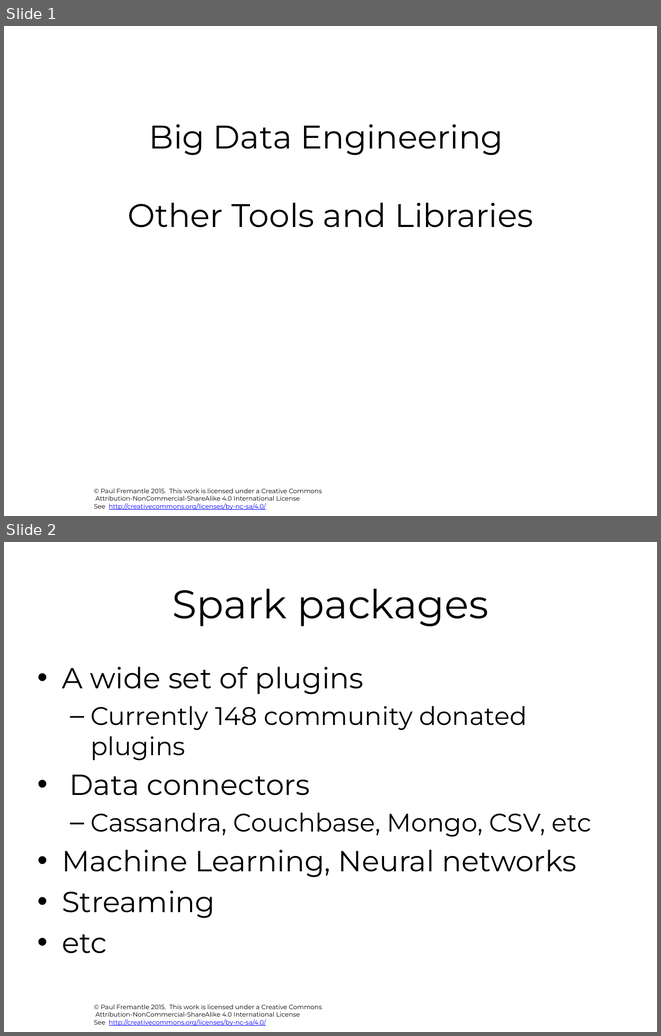
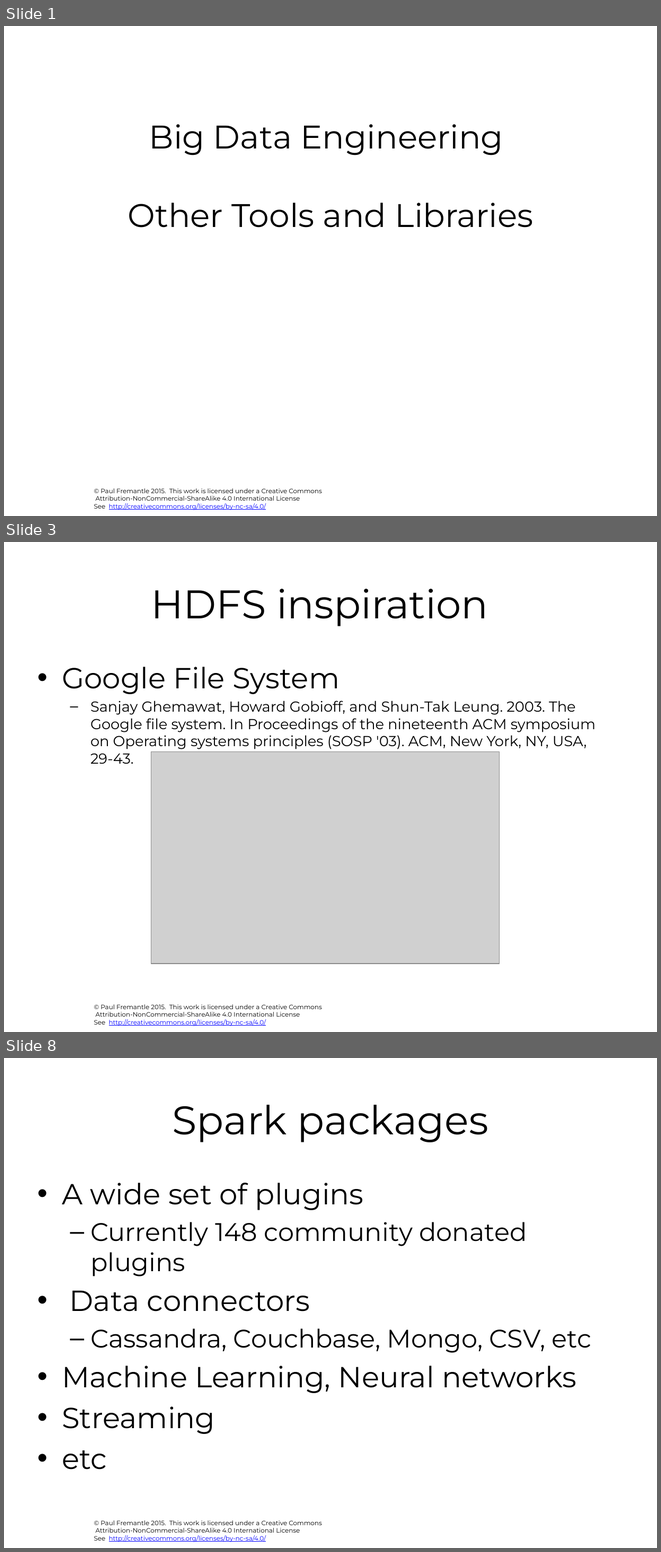
Before and after one commit to pzfreo/big, a slide deck: pres-source/06-additional-tools.pptx. Shown one above the other, each under a label of ours: slides 1 and 2 before the commit, slides 1, 3 and 8 after it; the slides between them are not shown. The pictures are 661x1036 and 661x1552 pixels, drawn with LibreOffice and Linux fonts; fonts in the diff are those of the drawing; grey boxes stand for pictures; background and template pictures are left out. Boxes give left, top, right and bottom in pixels: in the first picture for what was removed or moved away, otherwise in the second. Text is boxed around its words. In the diff, an @@ line names an element or a change of style, - is before the commit and + after.

```diff
--- a/pres-source/06-additional-tools.pptx
+++ b/pres-source/06-additional-tools.pptx
@@ slide 3 added at [4, 542, 657, 1032], background #FFFFFF; not listed: 1 template element that a slide beside it also shows @@
@@ title added at [151, 589, 488, 626], 44 pt, text #000000 @@
+HDFS inspiration
@@ text added at [62, 667, 595, 764], 16 pt, text #000000 @@
+• Google File System
+  – Sanjay Ghemawat, Howard Gobioff, and Shun-Tak Leung. 2003. The Google file system. In Proceedings of the nineteenth ACM symposium on Operating systems principles (SOSP '03). ACM, New York, NY, USA, 29-43.
@@ picture added at [151, 751, 499, 963] @@
@@ what was slide 2 is now slide 8 @@
```
Also in this commit, not shown: 9 other slides added, 2 slides removed, 31 other files.
